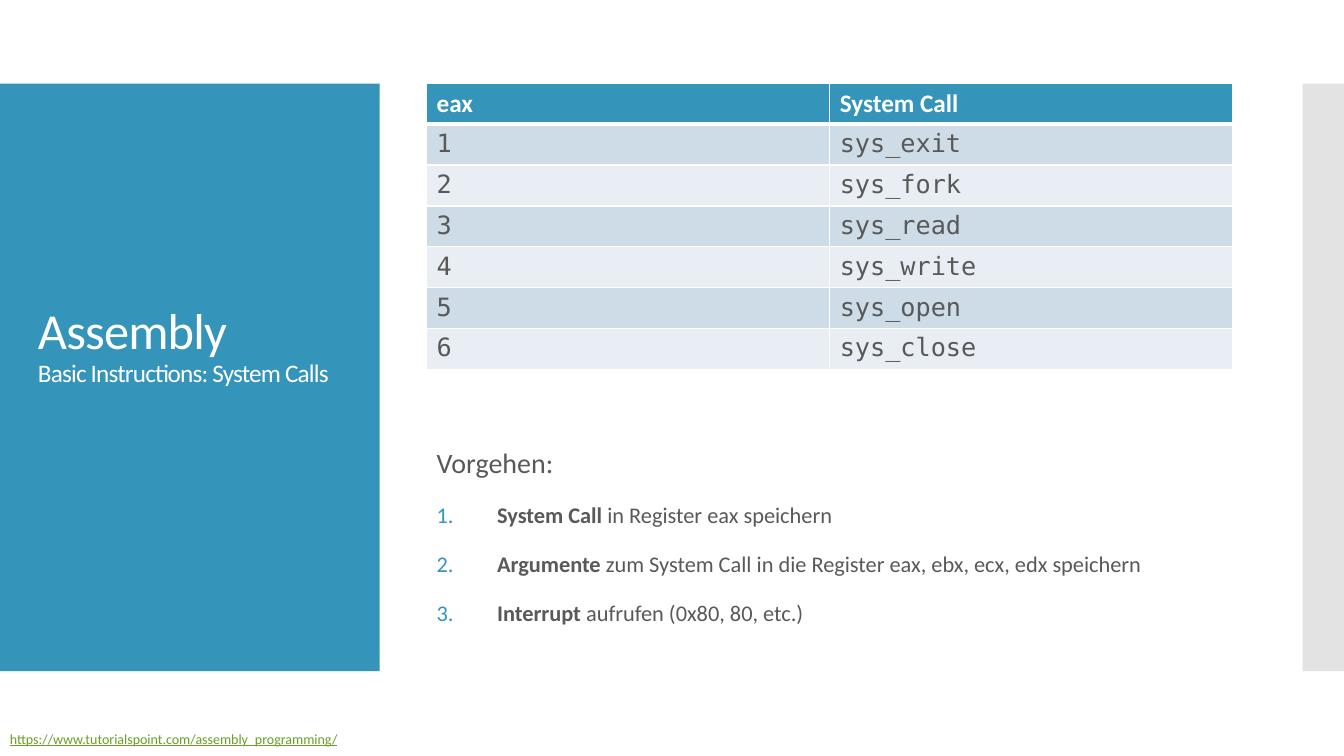
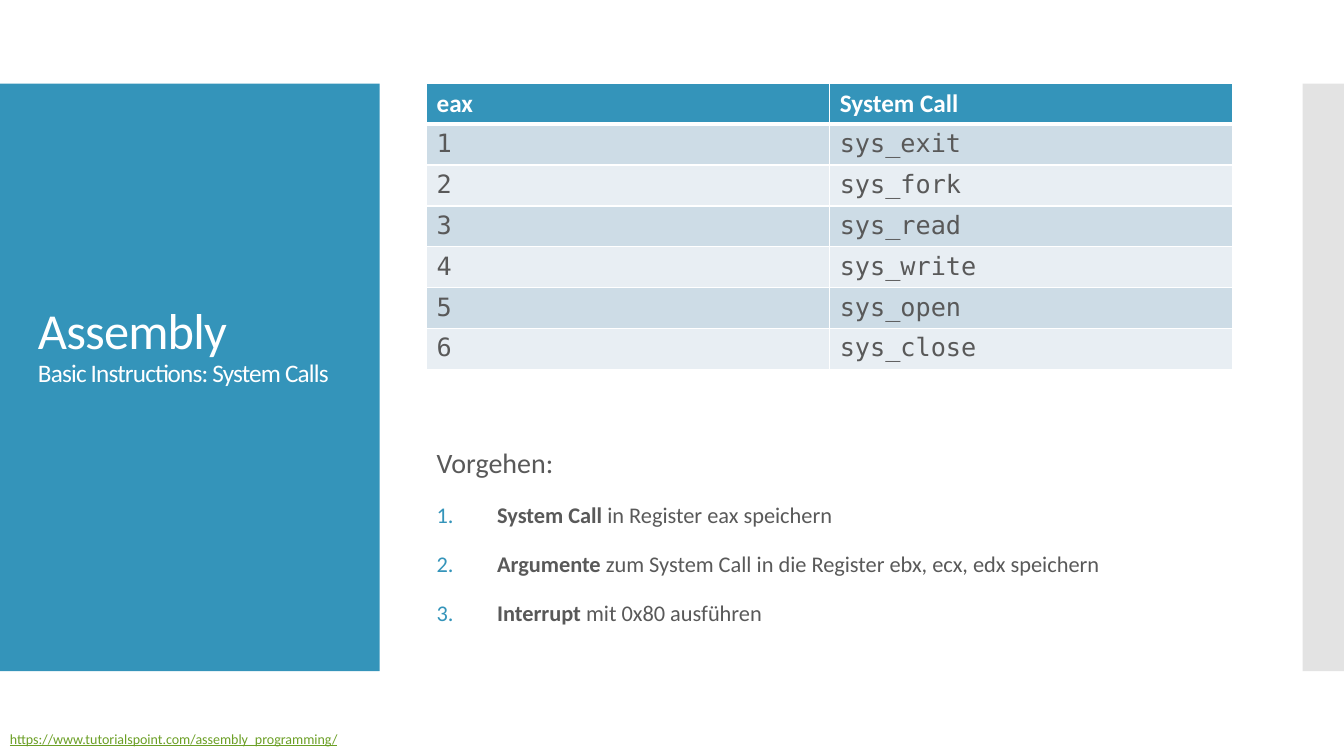
Before and after one commit to christopherchristensen/assembler, a slide deck: slide 7 of docs/ppt/presentation-v.1.pptx. Drawn at 1344x756 pixels with LibreOffice and Linux fonts; fonts in the diff are those of the drawing. Boxes give left, top, right and bottom in pixels: in the first picture for what was removed or moved away, otherwise in the second. Text is boxed around its words. In the diff, an @@ line names an element or a change of style, - is before the commit and + after.

```diff
--- a/docs/ppt/presentation-v.1.pptx
+++ b/docs/ppt/presentation-v.1.pptx
@@ text at box(497, 556, 1099, 625): text changed @@
-2. Argumente zum System Call in die Register eax, ebx, ecx, edx speichern
-3. Interrupt aufrufen (0x80, 80, etc.)
+2. Argumente zum System Call in die Register ebx, ecx, edx speichern
+3. Interrupt mit 0x80 ausführen
```
Also in this commit, not shown: 1 other slide changed, 1 other file.
